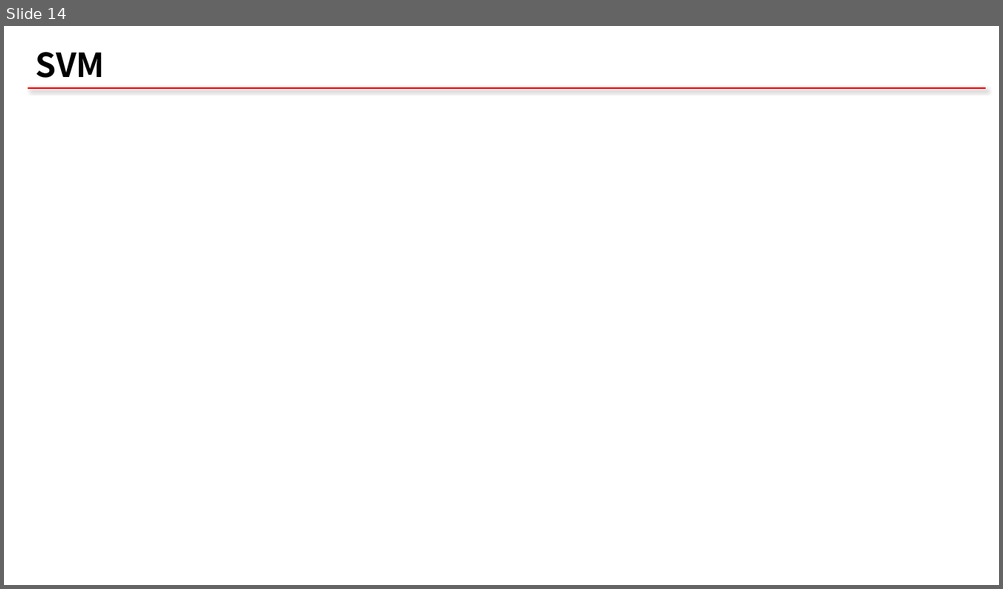
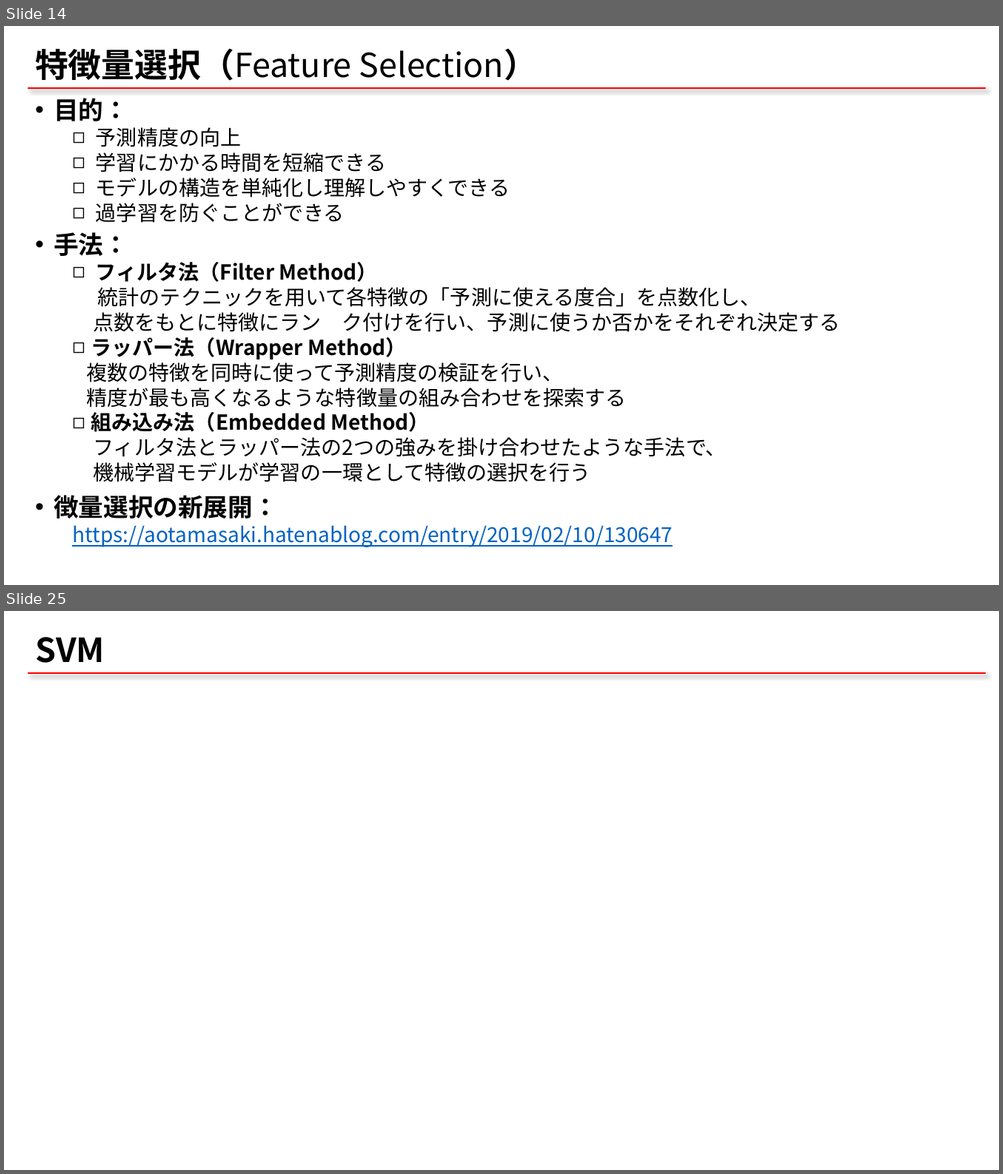
Before and after one commit to qqinxl2015/machine-learning-basic, a slide deck: 00_ML_start.pptx. Shown one above the other, each under a label of ours: slide 14 before the commit, slides 14 and 25 after it; the slides between them are not shown. The pictures are 1003x589 and 1003x1174 pixels, drawn with LibreOffice and Linux fonts; fonts in the diff are those of the drawing. Boxes give left, top, right and bottom in pixels: in the first picture for what was removed or moved away, otherwise in the second. Text is boxed around its words. In the diff, an @@ line names an element or a change of style, - is before the commit and + after.

```diff
--- a/00_ML_start.pptx
+++ b/00_ML_start.pptx
@@ slide 14 added at (x1=4, y1=26, x2=999, y2=585), background #FFFFFF; not listed: 1 template element that a slide beside it also shows @@
@@ title added at (x1=35, y1=48, x2=537, y2=81), 32 pt, text #000000 @@
+特徴量選択（Feature Selection）
@@ text added at (x1=54, y1=98, x2=840, y2=548), 20 pt, text #000000 @@
+• 目的：
+  ◻ 予測精度の向上
+  ◻ 学習にかかる時間を短縮できる
+  ◻ モデルの構造を単純化し理解しやすくできる
+  ◻ 過学習を防ぐことができる
+  • 手法：
+  ◻ フィルタ法（Filter Method）
+  統計のテクニックを用いて各特徴の「予測に使える度合」を点数化し、
+  点数をもとに特徴にラン ク付けを行い、予測に使うか否かをそれぞれ決定する
+  ◻ ラッパー法（Wrapper Method）
+  複数の特徴を同時に使って予測精度の検証を行い、
+  精度が最も高くなるような特徴量の組み合わせを探索する
+  ◻ 組み込み法（Embedded Method）
+  フィルタ法とラッパー法の2つの強みを掛け合わせたような手法で、
+  機械学習モデルが学習の一環として特徴の選択を行う
+  • 徴量選択の新展開：
+  https://aotamasaki.hatenablog.com/entry/2019/02/10/130647
@@ what was slide 14 is now slide 25 @@
```
Also in this commit, not shown: 9 slides changed, 12 other slides added, 1 slide removed, 10 other files.
